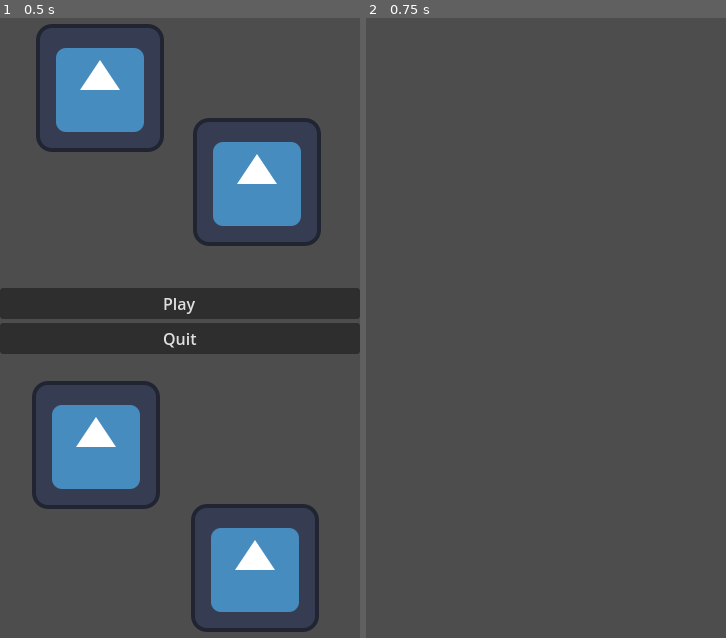
Above: before the commit, frames 1-2 (left to right).
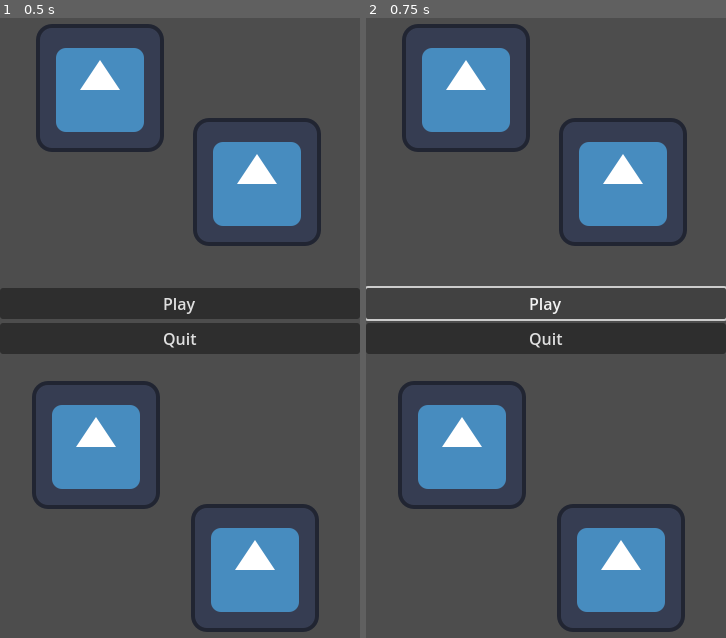
Above: after the commit, the same moments.

Repository: ltbk2023/pig
Game: Godot game, scene res://main.tscn
Same seed, same stepped clock (60 frames per second), same inputs: the game is played once before the commit and once after it. The engine's default icon, where the game draws it, is replaced by a stand-in: a white triangle on a blue panel in a dark square.
Inputs:
- Up to frame 1 (0.5 s): no input
- Up to frame 2 (0.75 s): click "Play" at 0.5 s

Frame 1 is identical in both runs. In frame 2, 22% of the frame differs, in the area x 0-100%, y 0-100%.
Error after the commit: Parse Error: Identifier "angle_precision" not declared in the current scope. (res://game/game.gd:51)

Commit message:
PIG-77, PIG-78: Implementation of end turn button

Diff:
--- a/PIG/game/game.gd
+++ b/PIG/game/game.gd
@@ -21,3 +21,57 @@
 # Called every frame. 'delta' is the elapsed time since the previous frame.
 func _process(delta):
 	pass
+
+# function execute turn and update current turn
+# on end of sprint call execute_end_of_sprint
+func execute_turn():
+
+	var employees = $Office/Background/Employees.get_children()
+	for employee in employees:
+		employee.execute_turn()
+
+	__current_turn += 1
+	if __current_sprint % turns_per_sprint == 0:
+		execute_end_of_sprint()
+
+
+# function execute end of sprint and update current sprint
+
+func execute_end_of_sprint():
+	#TODO implement end of sprint
+	__current_sprint += 1
+
+# function that listens for the end button release and calls execute_turn()
+func _on_end_turn_button_button_up():
+	execute_turn()
+
+
+# check if movement is in the given direction with set precision
+func is_in_direction(movement:Vector2,direction:Vector2) -> bool:
+	return abs(movement.angle_to(direction)) < angle_precision
+
+func _input(event):
+	if event is InputEventMouseMotion:
+		#distance travelled in one frame
+		var movement = event.relative
+		#if left button is pressed and mouse has travelled more than trigger check for views change
+		if not is_view_just_switched and event.button_mask == MOUSE_BUTTON_LEFT and movement.length() > speed_trigger:
+
+			if $Office.visible:
+				if is_in_direction(movement,office_to_backlog):
+					# set view to Backlog
+					$Office.visible = false
+					$Backlog.visible = true
+					#prevent switching multiple views in one go
+					is_view_just_switched = true
+
+			elif $Backlog.visible:
+				if is_in_direction(movement,backlog_to_office):
+					# set view to Office
+					$Office.visible = true
+					$Backlog.visible = false
+					#prevent switching multiple views in one go
+					is_view_just_switched = true
+
+	if event is InputEventMouseButton:
+		is_view_just_switched = event.button_mask != MOUSE_BUTTON_LEFT
--- a/PIG/game/game.tscn
+++ b/PIG/game/game.tscn
@@ -4,3 +4,28 @@
 
 [node name="Game" type="Node2D"]
 script = ExtResource("1_t4wkw")
+
+[node name="CanvasLayer" type="CanvasLayer" parent="."]
+
+[node name="EndTurnButton" type="Button" parent="CanvasLayer"]
+anchors_preset = 3
+anchor_left = 1.0
+anchor_top = 1.0
+anchor_right = 1.0
+anchor_bottom = 1.0
+offset_left = -78.0
+offset_top = -31.0
+grow_horizontal = 0
+grow_vertical = 0
+text = "End Turn"
+
+
+
+[node name="Backlog" parent="." instance=ExtResource("2_1vjop")]
+visible = false
+
+[node name="Office" parent="." instance=ExtResource("3_17k77")]
+visible = false
+
+
+[connection signal="button_up" from="CanvasLayer/EndTurnButton" to="." method="_on_end_turn_button_button_up"]
